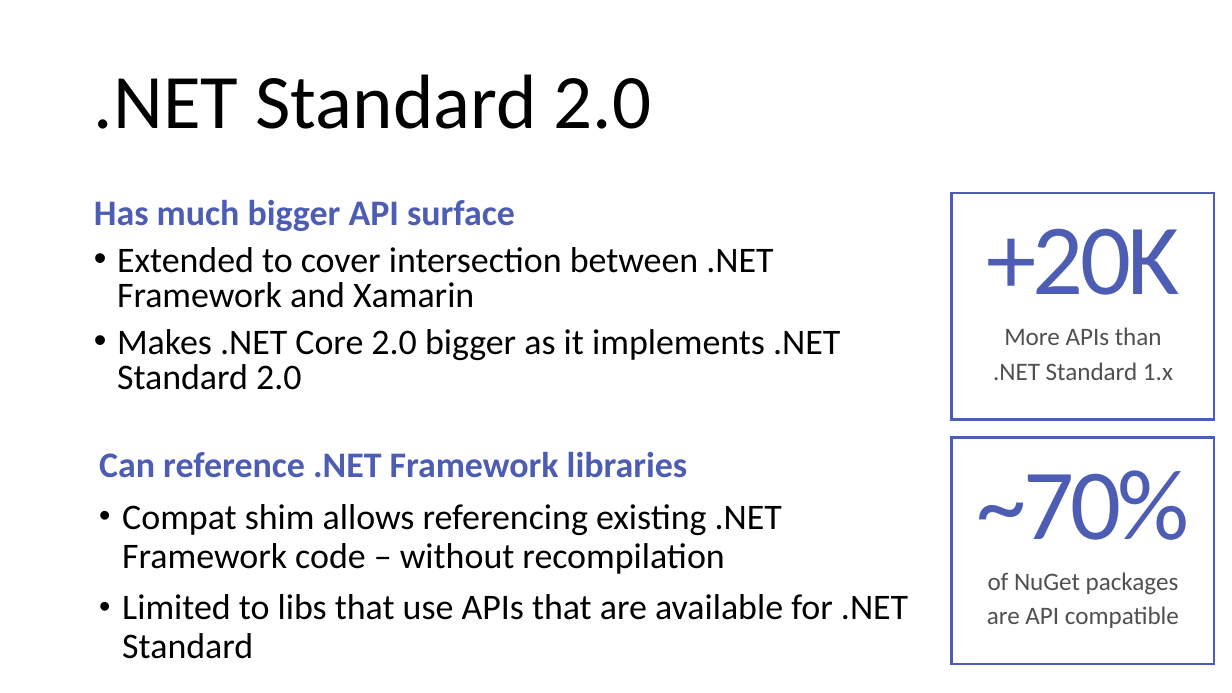
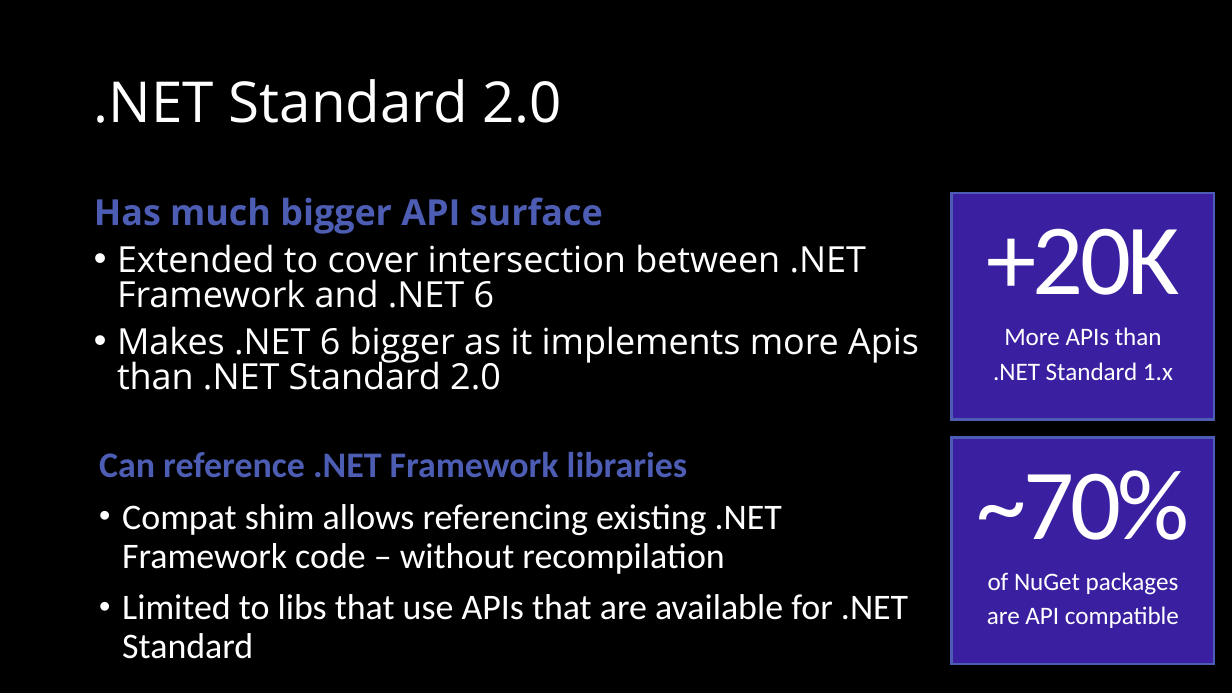
Before and after one commit to dotnet-presentations/dotnetcore-workshop, a slide deck: slide 7 of 2. NET-Standard/netcore-workshop-netstandard.pptx. Drawn at 1232x693 pixels with LibreOffice and Linux fonts; fonts in the diff are those of the drawing. Boxes give left, top, right and bottom in pixels: in the first picture for what was removed or moved away, otherwise in the second. Text is boxed around its words. In the diff, an @@ line names an element or a change of style, - is before the commit and + after.

Commit message:
Updates to Web, Containers, and Standard

```diff
--- a/2. NET-Standard/netcore-workshop-netstandard.pptx
+++ b/2. NET-Standard/netcore-workshop-netstandard.pptx
@@ background #FFFFFF to #000000 @@
@@ title ".NET Standard 2.0" at (94,79,562,123): size 60 to 44 pt, font Calibri to Open Sans, text colour #000000 to #FFFFFF @@
@@ text at (94,197,603,234): font Calibri to Open Sans in "Has much bigger API surface" @@
@@ rectangle "+20K" at (952,193,1214,420): text colour #4C5DB3 to #FFFFFF in "+20K"; text colour #505050 to #FFFFFF in "More APIs than", ".NET Standard 1.x"; fill #FFFFFF to #3A20A0 @@
@@ text at (117,244,919,390): text changed; font Calibri to Open Sans; text colour #000000 to #FFFFFF @@
-• Extended to cover intersection between .NET Framework and Xamarin
-• Makes .NET Core 2.0 bigger as it implements .NET Standard 2.0
+• Extended to cover intersection between .NET Framework and .NET 6
+• Makes .NET 6 bigger as it implements more Apis than .NET Standard 2.0
@@ rectangle "~70%" at (952,438,1214,665): text colour #4C5DB3 to #FFFFFF in "~70%"; text colour #505050 to #FFFFFF in "of NuGet packages", "are API compatible"; fill #FFFFFF to #3A20A0 @@
@@ text at (122,504,908,659): text colour #000000 to #FFFFFF in "Compat shim allows referencing existing .NET Framework ...", "Limited to libs that use APIs that ..." @@
```
Also in this commit, not shown: 11 other slides changed, 1 slide removed, 10 other files.
